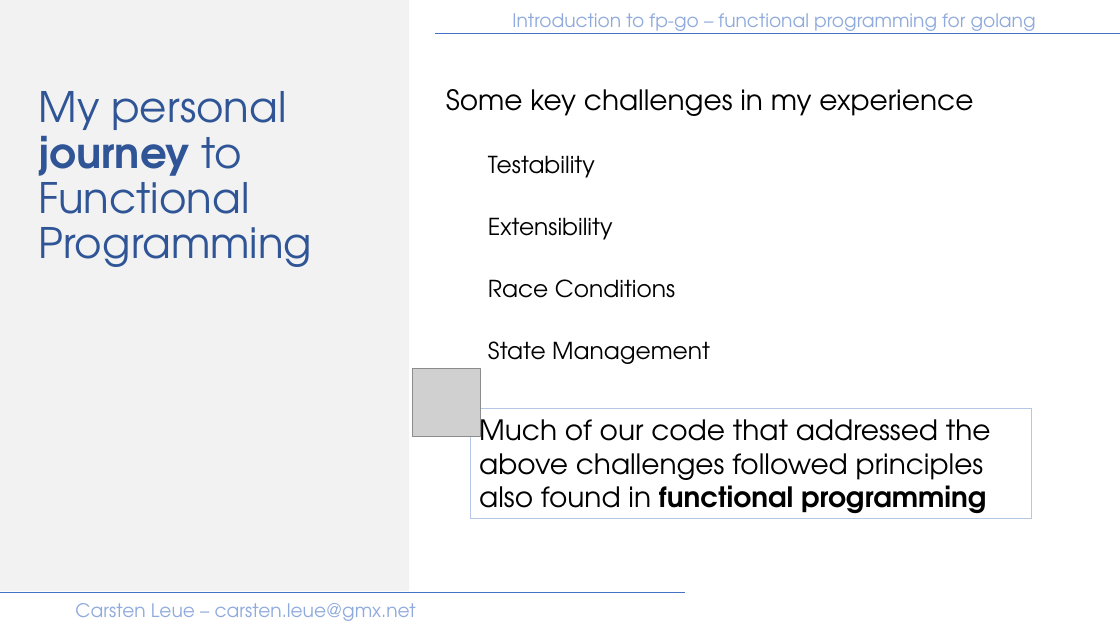
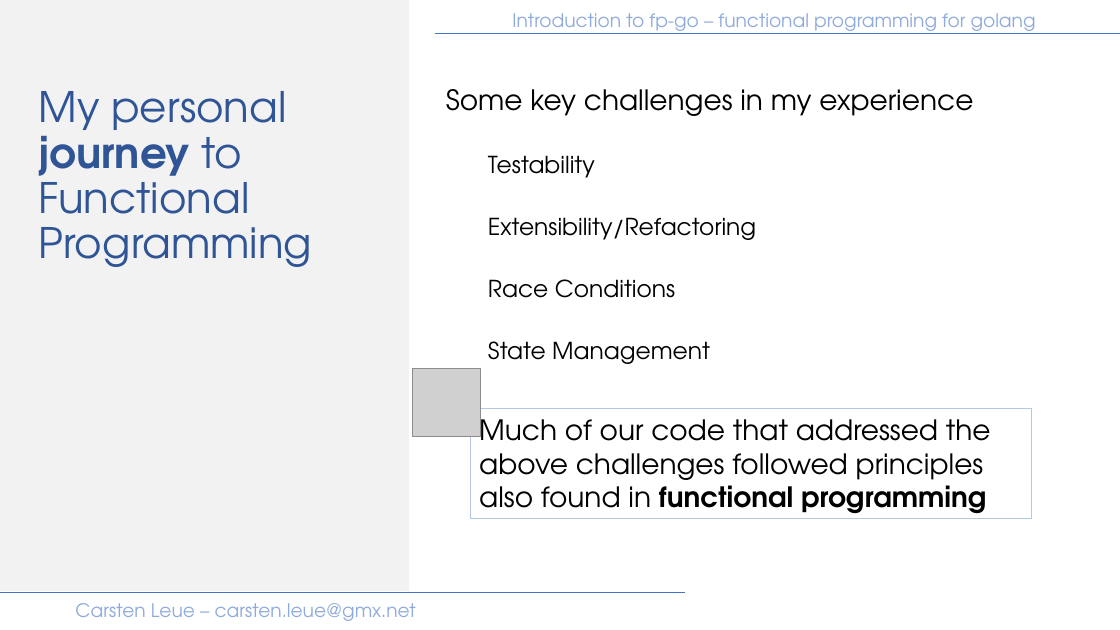
Before and after one commit to IBM/fp-go, a slide deck: slide 6 of samples/presentation/introduction.pptx (slide 5 before the commit). Drawn at 1120x630 pixels with LibreOffice and Linux fonts; fonts in the diff are those of the drawing; grey boxes stand for pictures. Boxes give left, top, right and bottom in pixels: in the first picture for what was removed or moved away, otherwise in the second. Text is boxed around its words. In the diff, an @@ line names an element or a change of style, - is before the commit and + after.

```diff
--- a/samples/presentation/introduction.pptx
+++ b/samples/presentation/introduction.pptx
@@ text at [488, 217, 756, 240]: text changed @@
-  Extensibility
+  Extensibility/Refactoring
```
Also in this commit, not shown: 3 other slides changed, 1 slide added.
